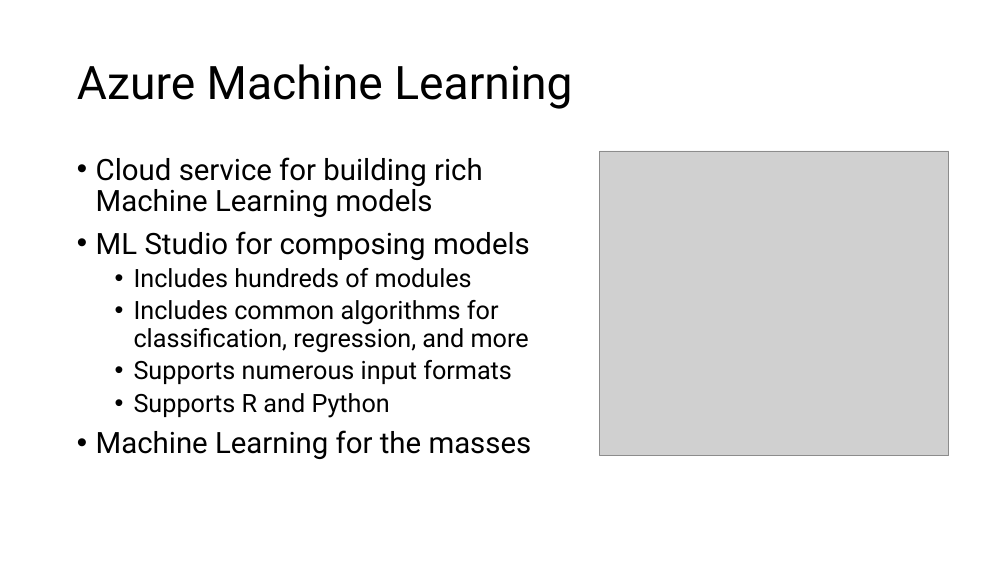
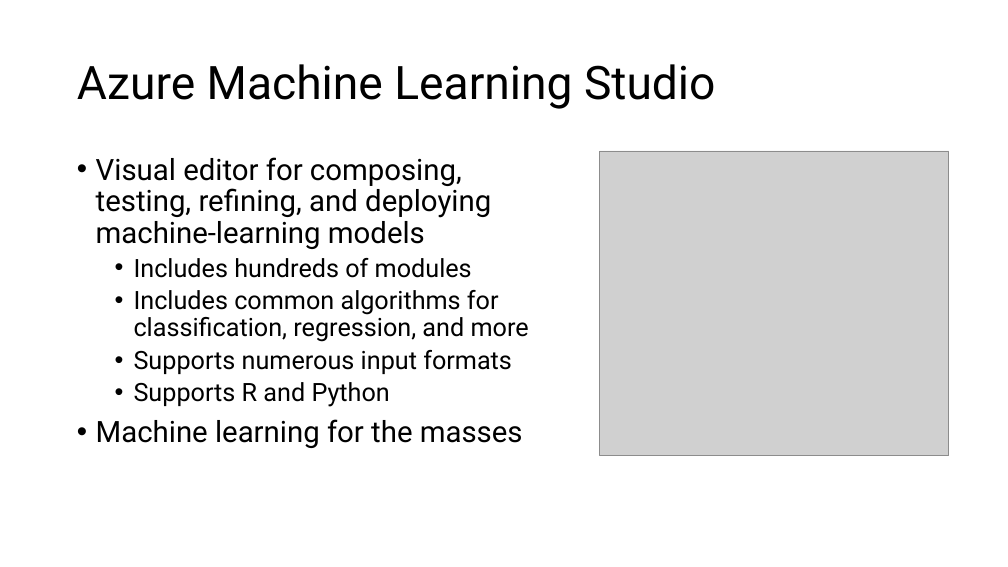
Before and after one commit to wi5nia/TechnicalCommunityContent, a slide deck: slide 7 of Big Data and Analytics/Azure Machine Learning/Azure Machine Learning.pptx (slide 4 before the commit). Drawn at 1008x567 pixels with LibreOffice and Linux fonts; fonts in the diff are those of the drawing; grey boxes stand for pictures. Boxes give left, top, right and bottom in pixels: in the first picture for what was removed or moved away, otherwise in the second. Text is boxed around its words. In the diff, an @@ line names an element or a change of style, - is before the commit and + after.

Commit message:
Updated ML slides

```diff
--- a/Big Data and Analytics/Azure Machine Learning/Azure Machine Learning.pptx
+++ b/Big Data and Analytics/Azure Machine Learning/Azure Machine Learning.pptx
@@ title at <box>77,64,716,109</box>: text changed @@
-Azure Machine Learning
+Azure Machine Learning Studio
@@ text at <box>96,157,491,249</box>: text changed @@
-• Cloud service for building rich Machine Learning models
-• ML Studio for composing models
+• Visual editor for composing, testing, refining, and deploying machine-learning models
@@ text at <box>96,419,523,448</box>: text changed @@
-• Machine Learning for the masses
+• Machine learning for the masses
```
Also in this commit, not shown: 1 slide added.
